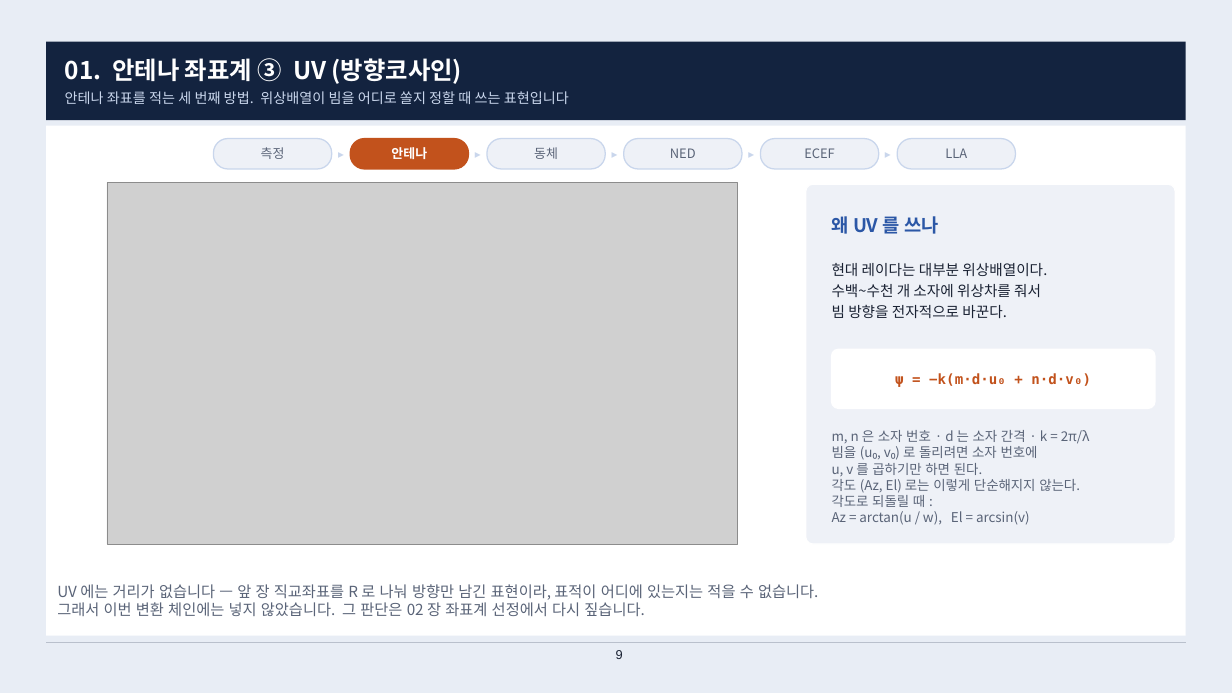
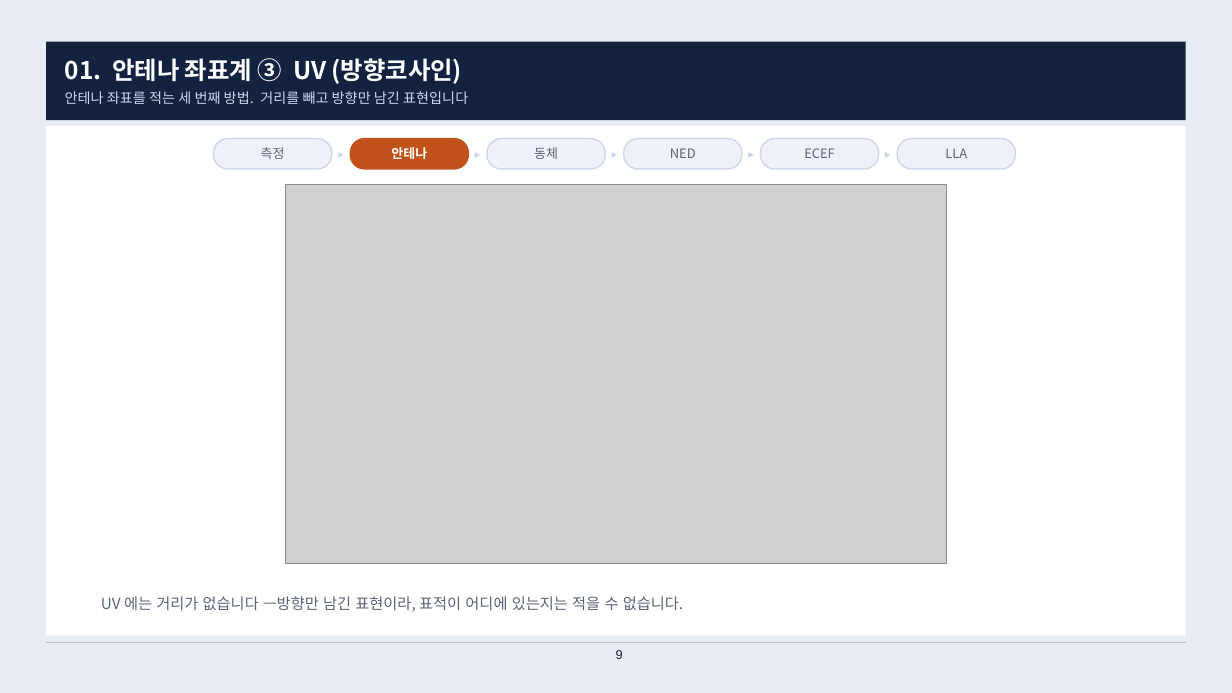
Before and after one commit to harley-hwan/radar-sw-study, a slide deck: slide 9 of Part2_CoordFrames/ref/산출물/Chapter2_coordinate_systems.pptx. Drawn at 1232x693 pixels with LibreOffice and Linux fonts; fonts in the diff are those of the drawing; grey boxes stand for pictures. Boxes give left, top, right and bottom in pixels: in the first picture for what was removed or moved away, otherwise in the second. Text is boxed around its words. In the diff, an @@ line names an element or a change of style, - is before the commit and + after.

```diff
--- a/Part2_CoordFrames/ref/산출물/Chapter2_coordinate_systems.pptx
+++ b/Part2_CoordFrames/ref/산출물/Chapter2_coordinate_systems.pptx
@@ text at [65,91,468,104]: text changed @@
-안테나 좌표를 적는 세 번째 방법. 위상배열이 빔을 어디로 쏠지 정할 때 쓰는 표현입니다
+안테나 좌표를 적는 세 번째 방법. 거리를 빼고 방향만 남긴 표현입니다
@@ picture: place and size @@
-picture at [107,183,738,544]
+picture at [286,185,946,564]
@@ rounded rectangle removed at [806,184,1176,543] @@
@@ text removed at [832,213,938,238] @@
-왜 UV 를 쓰나
@@ text removed at [832,263,1047,318] @@
-현대 레이다는 대부분 위상배열이다.
-수백~수천 개 소자에 위상차를 줘서
-빔 방향을 전자적으로 바꾼다.
@@ rounded rectangle removed at [832,349,1155,409] @@
@@ text removed at [895,372,1091,387] @@
-ψ = −k(m·d·u₀ + n·d·v₀)
@@ text removed at [832,430,1090,525] @@
-m, n 은 소자 번호 · d 는 소자 간격 · k = 2π/λ
-빔을 (u₀, v₀) 로 돌리려면 소자 번호에
-u, v 를 곱하기만 하면 된다.
-각도 (Az, El) 로는 이렇게 단순해지지 않는다.
-각도로 되돌릴 때 :
-Az = arctan(u / w), El = arcsin(v)
@@ text at [101,596,683,612]: text changed @@
-UV 에는 거리가 없습니다 — 앞 장 직교좌표를 R 로 나눠 방향만 남긴 표현이라, 표적이 어디에 있는지는 적을 수 없습니다.
-그래서 이번 변환 체인에는 넣지 않았습니다. 그 판단은 02 장 좌표계 선정에서 다시 짚습니다.
+UV 에는 거리가 없습니다 —방향만 남긴 표현이라, 표적이 어디에 있는지는 적을 수 없습니다.
```
Also in this commit, not shown: 13 other slides changed, 7 slides added, 4 slides removed, 11 other files.
